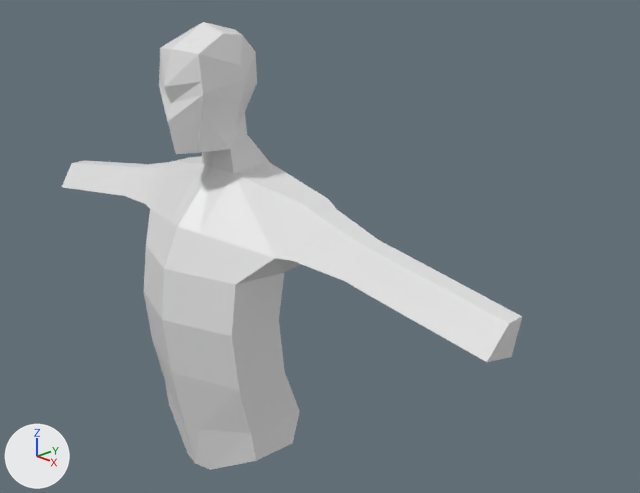
Two versions of the Blender file AdventurePlayground/MyCharacters/Full Character.blend, one commit apart.
Rendered twice from a camera (50 mm lens) standing at (1.378, -1.014, 1.983) and looking at (0.147, 0.141, 1.381). The lights are fixed; the arrows at lower left show +X, +Y and +Z.
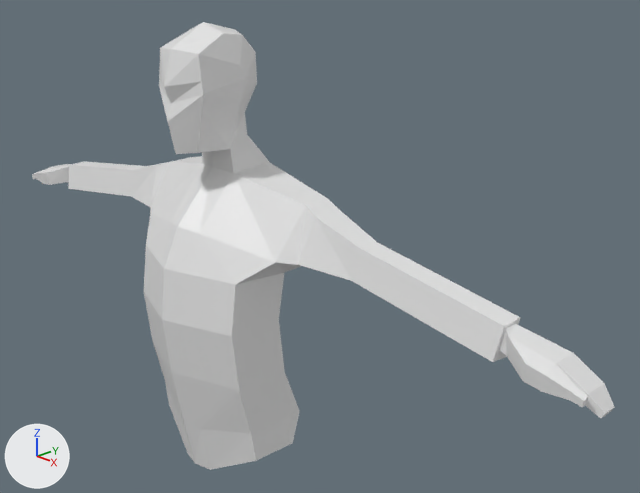
Pixel boxes (x1, y1, x2, y2) of what changed, in the pictures (640 x 493 px):
'Cube', reshaped (26% wider)
    before: (62, 22, 522, 470)
    after: (32, 22, 614, 470)
part 1 of me_cube, built on
    before: (62, 161, 522, 362)
    after: (32, 161, 614, 418)

Diff of the bpy script that builds the scene:
```diff
--- a/AdventurePlayground/MyCharacters/Full Character.blend.py
+++ b/AdventurePlayground/MyCharacters/Full Character.blend.py
@@ me_cube @@
 # used by ob_cube; location = (0.0, 0.0, 1.304); scale = (0.152, 0.152, 0.152)
-me_cube.from_pydata(...)  # 99 vertices, 84 faces; spans x 0.0..4.44, y -0.97..0.63, z -2.64..3.41
+me_cube.from_pydata(...)  # 135 vertices, 120 faces; spans x 0.0..5.58, y -0.97..0.63, z -2.64..3.41
+# me_cube part 1
+# 4 vertices are removed from x 2.73..2.8, y -0.01..0.5, z 0.53..1.02
+# 9 faces are deleted
+# 22 vertices move from x 1.34..4.44, y -0.19..0.56, z 0.3..1.26 to x 1.34..4.43, y -0.19..0.57, z 0.31..1.27
+# 40 vertices are added at x 4.39..5.58, y -0.02..0.47, z 0.17..0.71
+# 45 new faces join them
 me_cube.materials.append(mat_material)
```
